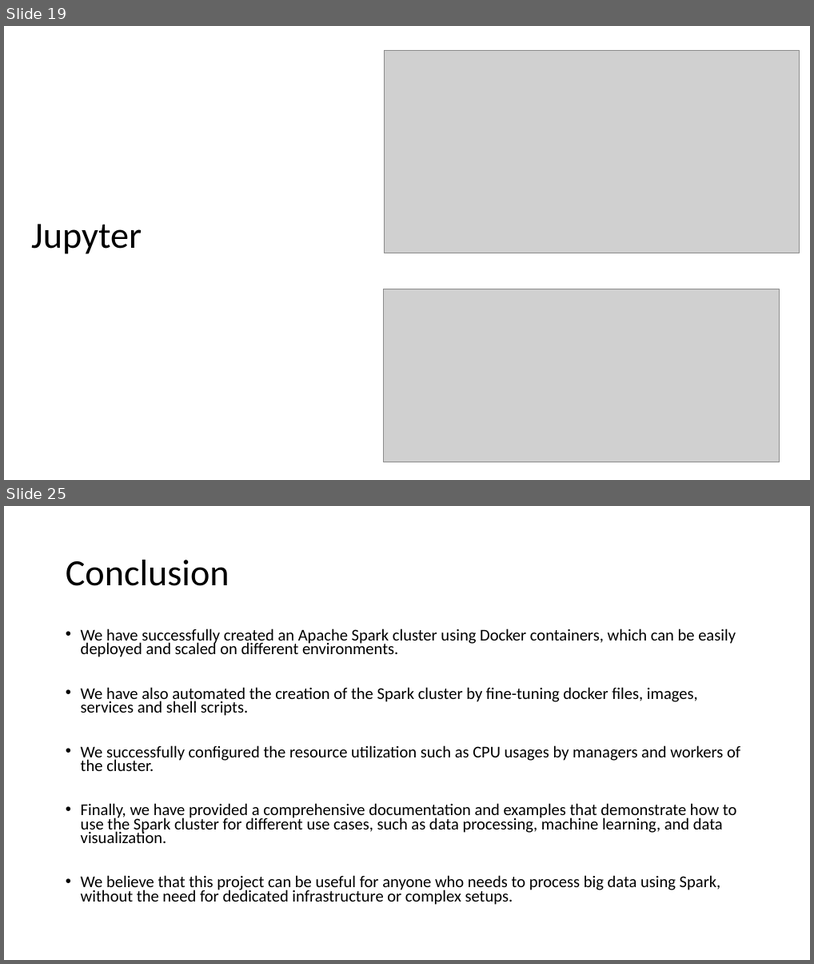
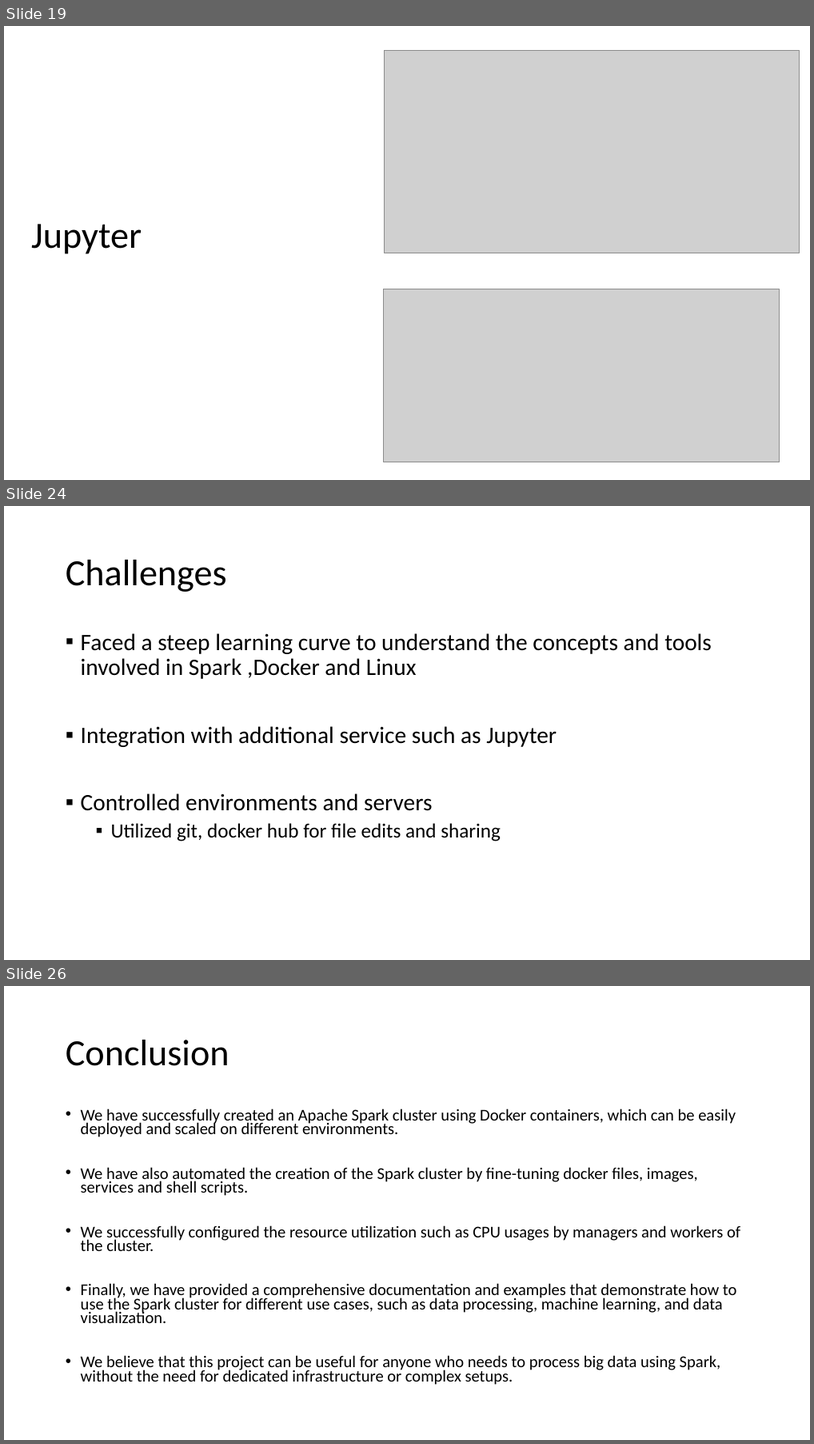
Before and after one commit to gprasad09/Apache-Spark-Cluster-Project, a slide deck: misc/ProjectReports-In progress/TermProject.pptx. Shown one above the other, each under a label of ours: slides 19 and 25 before the commit, slides 19, 24 and 26 after it; the slides between them are not shown. The pictures are 814x964 and 814x1444 pixels, drawn with LibreOffice and Linux fonts; fonts in the diff are those of the drawing; grey boxes stand for pictures. Boxes give left, top, right and bottom in pixels: in the first picture for what was removed or moved away, otherwise in the second. Text is boxed around its words. In the diff, an @@ line names an element or a change of style, - is before the commit and + after.

```diff
--- a/misc/ProjectReports-In progress/TermProject.pptx
+++ b/misc/ProjectReports-In progress/TermProject.pptx
@@ slide 24 added at box(4, 506, 810, 960), background #FFFFFF @@
@@ title added at box(66, 560, 227, 592), 44 pt, text #000000 @@
+Challenges
@@ text added at box(81, 633, 712, 841), 28 pt, text #000000 @@
+▪ Faced a steep learning curve to understand the concepts and tools involved in Spark ,Docker and Linux
+▪ Integration with additional service such as Jupyter
+▪ Controlled environments and servers
+  ▪ Utilized git, docker hub for file edits and sharing
@@ what was slide 25 is now slide 26 @@
```
Also in this commit, not shown: 6 slides changed, 3 other slides added, 3 slides removed.
